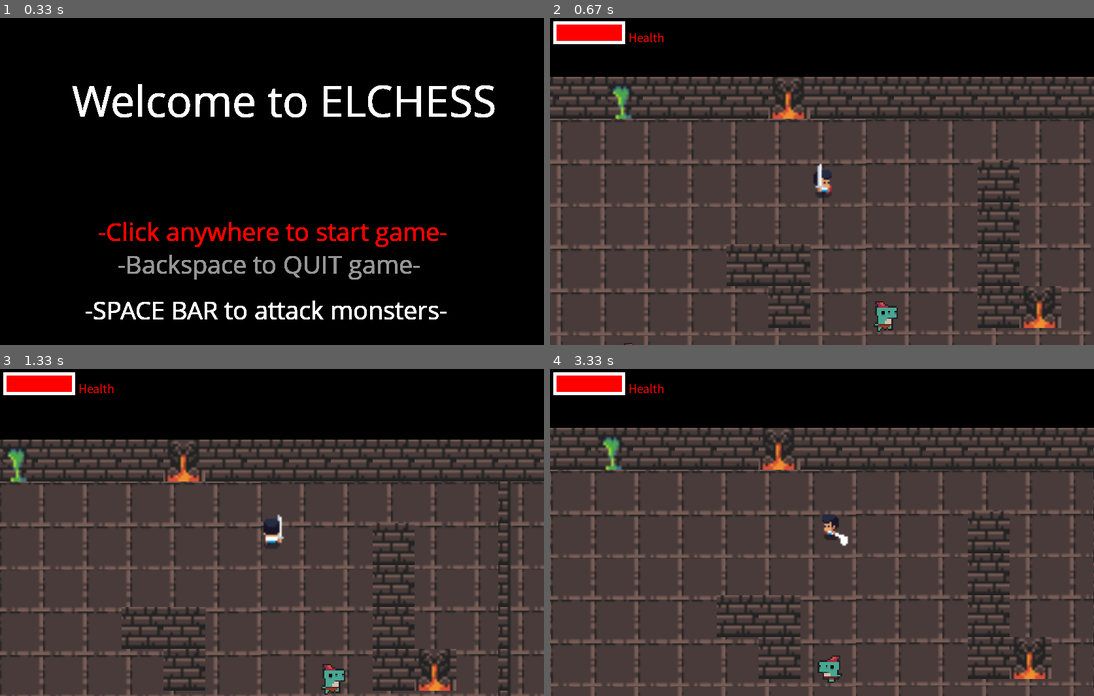
Above: before the commit, frames 1-4 (two rows, left to right).
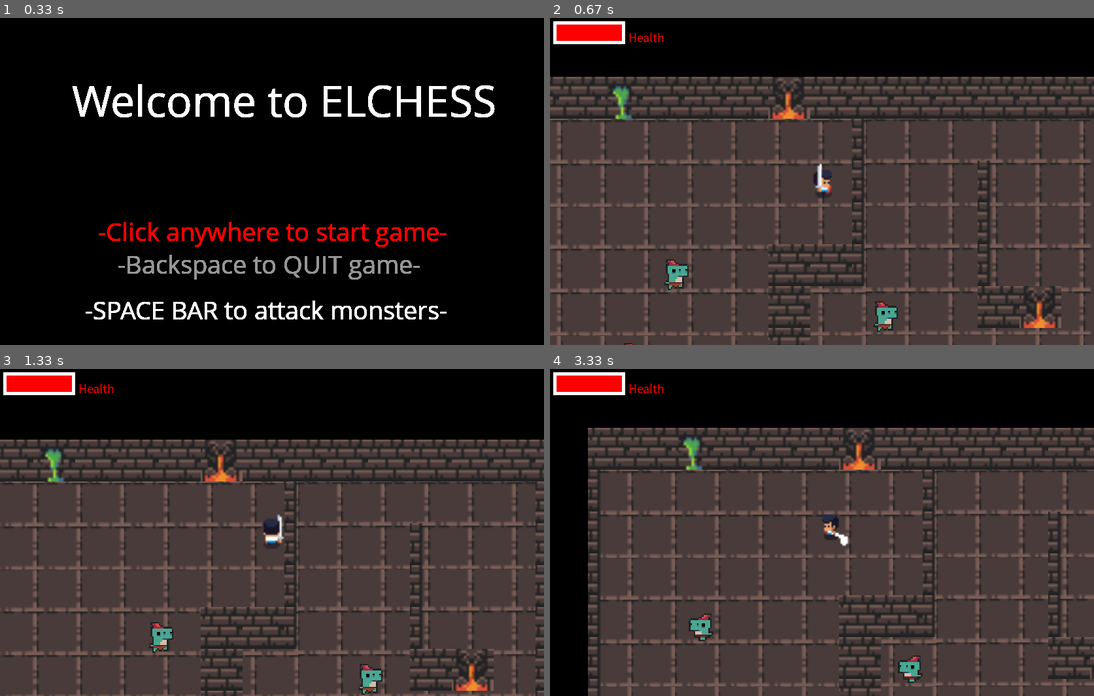
Above: after the commit, the same moments.

Repository: kobemaristela/ElChess
Game: pygame game, started from Map/rpg_game.py
Two runs of this game, one before a commit and one after it. Both use one fixed random seed, a clock stepped at 60 frames per second and the inputs below.
Inputs (mouse positions are in pixels of both pictures, inside the frame that each line leads up to):
- Up to frame 1 (0.33 s): no input
- Up to frame 2 (0.67 s): click (822, 181) at 0.38 s
- Up to frame 3 (1.33 s): hold Right 0.67-1.13 s; hold Up from 1.17 s (still down); tap Space at 1.23 s
- Up to frame 4 (3.33 s): release Up at 1.47 s; hold Right 1.5-1.97 s; tap Space at 1.57, 1.87, 2.07, 2.37, 2.63, 2.97, 3.27 s; hold Left 2-2.53 s; hold Down 2.57-2.87 s; hold Left 2.9-3.3 s

Frame 1 is identical in both runs. In frame 2, 3.1% of the frame differs, in the area x 21-87%, y 30-100%; in frame 3, 19%; in frame 4, 24%, in the area x 0-100%, y 18-100%.

Commit message:
Moved Door class and updated so doors vanish once collided

Diff:
--- /dev/null
+++ b/Map/door.py
@@ -0,0 +1,19 @@
+import pygame
+import pathlib
+
+class Door(pygame.sprite.Sprite):
+    def __init__(self, position, groups, door_status):
+        super().__init__(groups)
+        self.image = pygame.image.load(pathlib.Path(__file__).parent.parent / 'Graphics-Audio/door/door.png').convert_alpha()
+        self.rect = self.image.get_rect(topleft = position)
+
+        self.door_status = door_status
+
+    def move_door(self):
+        if self.door_status == 'closed':
+            self.image = pygame.image.load(pathlib.Path(__file__).parent.parent / 'Graphics-Audio/door/doors_open.png').convert_alpha()
+            self.door_status = 'open'
+            self.kill()
+        elif self.door_status == 'open':
+            self.image = pygame.image.load(pathlib.Path(__file__).parent.parent / 'Graphics-Audio/door/door.png').convert_alpha()
+            self.door_status = 'closed'
--- a/Map/hero.py
+++ b/Map/hero.py
@@ -14,7 +14,7 @@
     QUIT
 )
 from monster import Monster
-#from map_tiles import Trigger_Door
+from door import Door
 
 #added to fix collision issue (overlap)
 PADDING_CONST = 20
@@ -47,11 +47,6 @@
 
     def __repr__(self):
         return f'Hero(name={self.name}, level={self.level}, hp={self.hp})'
-
-    def attack(self, other):
-        #attack_damage = random.choice(range(self.level + 2, self.level + 5))
-        if self.attacking:
-            pass
 
     def keyboard_input(self):
 
@@ -125,7 +120,6 @@
         self.rect.y += self.direction.y * speed
         self.collision("vertical")
 
-
     def collision(self, direction):
         collided_sprites = pygame.sprite.spritecollide(self, self.obstacle_sprites, False, pygame.sprite.collide_rect_ratio(1))
         for sprite in collided_sprites:
@@ -137,6 +131,9 @@
             elif type(sprite) == Monster:
                 print("monster collision\n")
                 print(self.attacking)
+            elif type(sprite) == Door:
+                print('hero collided w/ door')
+                Door.move_door(sprite)
 
             if direction == "horizontal":
                 if self.direction.x > 0:
--- a/Map/map_constants.py
+++ b/Map/map_constants.py
@@ -11,39 +11,39 @@
 
 RPG_MAP = [
 ['w','w','g','w','w','w','f','w','w','w','w','w','w','w','w','w','w','w','w','w','w','w','w','w','w','w','l'],
-['l',' ',' ',' ',' ',' ',' ',' ',' ',' ',' ',' ',' ',' ','l',' ',' ','r',' ',' ',' ',' ',' ',' ',' ',' ','l'],
-['l',' ',' ',' ',' ',' ',' ','p',' ',' ',' ','w',' ',' ','l',' ',' ','r',' ',' ',' ',' ',' ',' ',' ',' ','l'],
-['l',' ',' ',' ',' ',' ',' ',' ',' ',' ',' ','w',' ',' ','l',' ',' ','r',' ','B',' ',' ',' ',' ',' ',' ','l'],
-['l',' ',' ',' ',' ','w','w',' ',' ',' ',' ','w',' ',' ','l',' ',' ','r',' ',' ',' ',' ',' ',' ',' ',' ','l'],
-['l',' ',' ',' ',' ',' ','w',' ','M',' ',' ','w','f',' ','l','M',' ','r',' ',' ',' ',' ',' ',' ',' ',' ','l'],
-['l',' ','M',' ',' ',' ',' ',' ',' ',' ',' ',' ',' ',' ','l',' ',' ','w','w','w',' ',' ',' ',' ',' ',' ','l'],
-['l',' ',' ',' ',' ',' ',' ',' ','g','w','w',' ',' ',' ','l',' ',' ',' ',' ','r',' ',' ',' ',' ',' ',' ','l'],
-['w','w','d','w','f','w','w',' ',' ',' ','w',' ',' ','w','l',' ',' ',' ',' ','r','w',' ',' ',' ','M',' ','l'],
+['l',' ',' ',' ',' ',' ',' ',' ','l',' ',' ',' ',' ',' ','l',' ',' ','r',' ',' ',' ',' ',' ',' ',' ',' ','l'],
+['l',' ',' ',' ',' ',' ',' ','p','l',' ',' ','l',' ',' ','l',' ',' ','r',' ',' ',' ','f',' ',' ','B',' ','l'],
+['l',' ',' ',' ',' ',' ',' ',' ','l',' ',' ','l',' ',' ','l',' ',' ','r',' ',' ','g',' ',' ',' ',' ',' ','l'],
+['l',' ',' ','M',' ',' ','w','w','l',' ',' ','l',' ',' ','l',' ',' ','r',' ',' ',' ',' ',' ',' ',' ',' ','l'],
+['l',' ',' ',' ',' ',' ','w',' ','M',' ',' ','w','f',' ','l','M',' ','r',' ',' ',' ',' ','M',' ',' ',' ','l'],
+['l',' ','M',' ',' ',' ','w',' ',' ',' ',' ',' ',' ',' ','l',' ',' ','w','w','w',' ',' ',' ',' ',' ',' ','l'],
+['l',' ',' ',' ',' ',' ','w',' ','g','w','w',' ',' ',' ','l',' ','r','w',' ','r',' ',' ',' ',' ',' ',' ','l'],
+['w','w','d','w','f','w','w',' ',' ',' ','w',' ',' ','w','w','d','w',' ',' ','r','w',' ',' ',' ','M',' ','l'],
 ['l',' ',' ',' ',' ',' ','w',' ',' ',' ',' ',' ',' ',' ','l',' ',' ',' ',' ',' ','r','w',' ',' ',' ',' ','l'],
-['l',' ',' ',' ',' ',' ','w',' ',' ','M',' ',' ',' ','M','l',' ',' ',' ',' ',' ',' ','r','w',' ',' ',' ','l'],
-['l',' ',' ',' ','M',' ','w',' ',' ',' ',' ',' ',' ',' ','l',' ',' ',' ',' ',' ',' ',' ',' ',' ',' ',' ','l'],
-['l',' ',' ',' ',' ','w','w',' ',' ',' ',' ','w',' ',' ','l',' ',' ','f','f',' ',' ',' ',' ',' ',' ',' ','l'],
-['w','g','w','w','w','w','g','w','w','w','f','w','w',' ','l',' ',' ',' ',' ','w',' ',' ',' ',' ','M',' ','l'],
-['l',' ',' ',' ',' ',' ',' ',' ',' ',' ',' ',' ',' ',' ','l',' ',' ',' ',' ',' ',' ',' ',' ',' ',' ',' ','l'],
-['l',' ',' ',' ',' ',' ',' ',' ',' ',' ',' ',' ',' ',' ','l',' ',' ',' ',' ',' ','M',' ',' ',' ',' ',' ','l'],
-['l',' ',' ','f',' ',' ','M',' ',' ',' ',' ',' ',' ',' ','l',' ',' ',' ',' ',' ',' ',' ',' ',' ',' ',' ','l'],
-['l',' ',' ',' ',' ',' ',' ',' ',' ',' ',' ',' ',' ',' ','l',' ',' ',' ',' ',' ',' ',' ',' ',' ',' ',' ','l'],
-['l',' ',' ',' ',' ',' ',' ',' ',' ',' ',' ','w',' ',' ','w','w','w','w',' ',' ','w','w','f','w','w','w','l'],
-['l',' ',' ',' ',' ',' ',' ',' ',' ',' ','g','w','g',' ','l',' ',' ',' ',' ',' ',' ',' ',' ',' ',' ',' ','l'],
+['l',' ','M',' ',' ',' ','w',' ',' ','M',' ',' ',' ','M','l',' ',' ',' ',' ',' ',' ','r','w','f','d','w','l'],
+['l',' ',' ',' ',' ',' ','d',' ',' ','r',' ',' ',' ',' ','l',' ',' ',' ',' ',' ',' ',' ',' ',' ',' ',' ','l'],
+['l',' ',' ','M',' ','w','w',' ',' ','r',' ',' ',' ',' ','l',' ',' ','f','f',' ',' ',' ',' ',' ',' ',' ','l'],
+['w','g','w','w','w','w','g','w','w','w','f','w','d','w','l',' ',' ',' ',' ','w',' ',' ',' ',' ','M',' ','l'],
+['l',' ',' ',' ',' ',' ',' ',' ','l',' ',' ',' ',' ',' ','l',' ',' ',' ',' ',' ','f','w',' ',' ',' ',' ','l'],
+['l',' ',' ',' ',' ',' ',' ',' ','l',' ',' ',' ',' ',' ','l',' ',' ',' ',' ',' ','M','w',' ',' ',' ',' ','l'],
+['l',' ','w','f','w',' ','M',' ','l',' ',' ',' ',' ',' ','l',' ',' ',' ',' ',' ',' ','w',' ',' ',' ',' ','l'],
+['l',' ',' ','l',' ',' ',' ',' ','l',' ','M',' ',' ',' ','l',' ',' ',' ',' ',' ',' ','w',' ',' ',' ',' ','l'],
+['l',' ',' ','l',' ',' ',' ','w','l',' ',' ','w',' ',' ','w','w','w','w',' ',' ','w','w','f','w','w','w','l'],
+['l',' ',' ',' ',' ',' ',' ',' ','w','d','g','w','g','w','l',' ',' ','r','d','w','l',' ',' ',' ',' ',' ','l'],
 ['l',' ',' ',' ',' ',' ',' ',' ',' ',' ',' ','f',' ',' ','l',' ',' ',' ',' ',' ',' ',' ',' ',' ',' ',' ','l'],
-['l',' ',' ','M',' ',' ',' ',' ',' ',' ',' ',' ',' ',' ','l',' ',' ',' ',' ',' ',' ',' ',' ',' ',' ',' ','l'],
-['l',' ',' ',' ',' ',' ',' ',' ',' ',' ',' ',' ',' ',' ','l',' ','M',' ',' ',' ',' ',' ',' ',' ',' ',' ','l'],
+['l',' ',' ','M',' ',' ',' ',' ',' ',' ',' ',' ',' ',' ','l',' ',' ',' ',' ',' ',' ',' ',' ','f','w',' ','l'],
+['l',' ',' ',' ',' ',' ',' ',' ',' ',' ',' ',' ',' ',' ','l',' ','M',' ','g','w',' ',' ',' ',' ','r',' ','l'],
 ['l',' ',' ',' ',' ','w',' ',' ',' ',' ','M',' ',' ',' ','l',' ',' ',' ',' ',' ',' ',' ',' ',' ',' ',' ','l'],
 ['l',' ',' ',' ',' ','w',' ',' ',' ',' ',' ',' ',' ',' ','l',' ',' ',' ',' ',' ',' ',' ',' ',' ',' ',' ','l'],
 ['l',' ',' ',' ',' ','w',' ',' ',' ',' ',' ',' ',' ',' ','l',' ',' ',' ',' ',' ','M',' ',' ',' ',' ',' ','l'],
-['l',' ',' ','g','w','w','g',' ',' ',' ',' ',' ',' ',' ','l',' ',' ',' ',' ',' ',' ',' ',' ',' ',' ',' ','l'],
-['l',' ',' ',' ',' ',' ',' ',' ',' ',' ',' ',' ',' ',' ','l',' ',' ',' ',' ',' ',' ',' ',' ',' ',' ',' ','l'],
-['l',' ',' ',' ',' ',' ',' ',' ',' ',' ',' ',' ',' ','w','l',' ',' ',' ',' ',' ',' ',' ',' ','M',' ',' ','l'],
-['l',' ',' ',' ','w',' ',' ',' ',' ',' ',' ',' ','w','l',' ',' ',' ',' ',' ',' ',' ',' ',' ',' ',' ',' ','l'],
-['l',' ',' ',' ',' ','w',' ',' ',' ',' ',' ',' ','w','l',' ',' ',' ',' ',' ',' ',' ',' ',' ',' ',' ',' ','l'],
-['l',' ',' ',' ',' ',' ','f',' ',' ',' ',' ','g','f','l',' ',' ',' ',' ','M',' ',' ',' ',' ',' ',' ',' ','l'],
-['l',' ',' ',' ','g','w',' ',' ',' ',' ',' ',' ',' ',' ',' ',' ',' ',' ',' ',' ',' ',' ',' ',' ',' ',' ','l'],
-['l',' ',' ',' ',' ',' ',' ',' ','M',' ',' ',' ',' ',' ',' ',' ',' ',' ',' ',' ',' ',' ',' ',' ',' ',' ','l'],
-['l',' ',' ',' ',' ',' ',' ',' ',' ',' ',' ',' ',' ',' ',' ',' ',' ',' ',' ',' ',' ',' ',' ',' ',' ',' ','l'],
+['l',' ',' ','g','w','f','g',' ',' ',' ',' ',' ',' ',' ','l',' ',' ',' ',' ',' ',' ',' ',' ',' ',' ',' ','l'],
+['l',' ',' ',' ',' ',' ',' ',' ',' ',' ',' ',' ',' ',' ','l',' ',' ',' ',' ',' ',' ','f',' ',' ',' ',' ','l'],
+['l',' ',' ',' ',' ',' ','M',' ',' ',' ',' ',' ',' ','w','l',' ',' ',' ',' ',' ',' ','l',' ','M',' ',' ','l'],
+['l',' ',' ',' ','w',' ',' ',' ',' ',' ',' ',' ','w','l','w','w','g','g','w','w','w','l',' ',' ',' ',' ','l'],
+['l',' ',' ',' ',' ','w',' ',' ',' ',' ',' ',' ','w','l',' ',' ',' ',' ',' ',' ',' ','l',' ',' ',' ',' ','l'],
+['l',' ',' ',' ',' ',' ','f',' ',' ',' ',' ','g','f','l',' ',' ',' ',' ','M',' ',' ','w','d','l',' ',' ','l'],
+['l',' ',' ',' ','g','w',' ',' ',' ',' ',' ',' ',' ',' ',' ',' ',' ',' ',' ',' ',' ',' ',' ','l','M',' ','l'],
+['l',' ',' ',' ',' ',' ',' ',' ','M',' ',' ',' ',' ',' ',' ',' ',' ',' ',' ',' ',' ',' ',' ','l',' ',' ','l'],
+['l',' ',' ',' ',' ',' ',' ',' ',' ',' ',' ',' ',' ',' ',' ',' ',' ',' ',' ',' ',' ',' ',' ','l',' ',' ','l'],
 ['w','w','g','w','w','w','w','w','w','w','w','w','w','w','w','w','w','w','w','w','w','w','w','w','w','w','l']
 ]
--- a/Map/map_tiles.py
+++ b/Map/map_tiles.py
@@ -2,6 +2,7 @@
 from pygame.locals import *
 import pathlib
 from map_constants import *
+from door import Door
 from hero import Hero
 from monster import Monster
 from player_ui import Player_UI
@@ -24,28 +25,6 @@
         #fixes issue with player being unable to reach left walls
         if type == "left":
             self.rect.width //= 3
-
-class Door(pygame.sprite.Sprite):
-    def __init__(self, position, groups):
-        super().__init__(groups)
-        self.image = pygame.image.load(pathlib.Path(__file__).parent.parent / 'Graphics-Audio/door/door.png').convert_alpha()
-        self.rect = self.image.get_rect(topleft = position)
-
-        self.door_status = 'closed'
-
-    def open_door(self):
-        self.image = pygame.image.load(pathlib.Path(__file__).parent.parent / 'Graphics-Audio/door/doors_open.png').convert_alpha()
-        self.door_status = 'open'
-
-    def close_door(self):
-        self.image = pygame.image.load(pathlib.Path(__file__).parent.parent / 'Graphics-Audio/door/door.png').convert_alpha()
-        self.door_status = 'closed'
-
-# class Door(pygame.sprite.Sprite):
-#    def __init__(self, position, groups):
-#         super().__init__(groups)
-#         self.image = pygame.image.load(pathlib.Path(__file__).parent.parent / 'Graphics-Audio/door.png').convert_alpha()
-#         self.rect = self.image.get_rect(topleft = position)
 
 class Boss(pygame.sprite.Sprite):
     def __init__(self, position, groups):
@@ -109,7 +88,7 @@
                 elif col == 'f':
                     Wall((x, y), [self.visible_sprites, self.obstacle_sprites], 'fountain')
                 elif col == 'd':
-                    Door((x, y), [self.visible_sprites, self.obstacle_sprites])
+                    self.door = Door((x, y), [self.visible_sprites, self.obstacle_sprites], 'closed')
                 elif col == 'p':
                     self.player = Hero((x, y), [self.visible_sprites, self.monster_collideables],'bob', self.obstacle_sprites)
                 elif col == 'B':
@@ -128,7 +107,6 @@
     def run(self):
         self.visible_sprites.center_camera_draw(self.player)
         self.visible_sprites.update()
-        #self.player_attack_logic()
         self.attackable_sprites.update()
         self.player_ui.display_health_bar(self.player, self.player.health, 100)
 
--- a/Map/monster.py
+++ b/Map/monster.py
@@ -64,7 +64,7 @@
         other.health -= attack_damage
 
     def get_health(self):
-        self.health -= 5
+        self.health -= 50
         # need a bar or something to show monster health or something
         self.check_death()
 
--- a/Map/rpg_game.py
+++ b/Map/rpg_game.py
@@ -87,13 +87,13 @@
         font = pygame.font.SysFont("inkfree", 40)
         game_over_text = title_font.render('GAME OVER', True, RED)
         backspace_caption = font.render('-Backspace to EXIT game-', True, GRAY) #magenta
-        #play_again_caption = font.render('-Press Tab to play again-', True, WHITE)
+        #play_again_caption = font.render('-Click anywhwere to play again-', True, WHITE)
 
         play = True
         while play:
             self.screen.fill(BLACK)
             self.screen.blit(game_over_text, (115, 100))
-            #self.screen.blit(play_again_caption, (180, 300))
+            #self.screen.blit(play_again_caption, (160, 300))
             self.screen.blit(backspace_caption, (180, 350))
             pygame.display.flip()
 
@@ -102,9 +102,10 @@
                     if event.key == K_BACKSPACE:
                         play = False
                         sys.exit()
-                    #if event.key == K_TAB:
-                    #    play = False
-                    #    self.run()
+                elif event.type == MOUSEBUTTONDOWN:
+                    play = False
+                    self.run()
+                    print('gameover loop')
 
 if __name__ == "__main__":
     game = Game()
